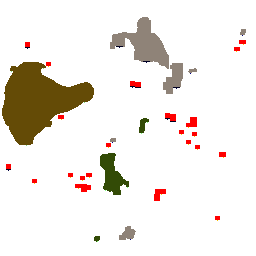
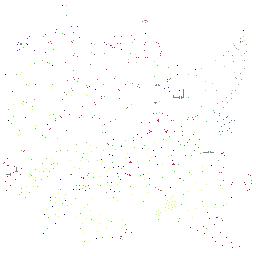
Layered file, before and after one edit (256 x 256). Changes by layer:
showed "spawners", painted on it over [left=3, top=5, right=252, bottom=248]
hid "cover" over [left=2, top=17, right=246, bottom=242]
